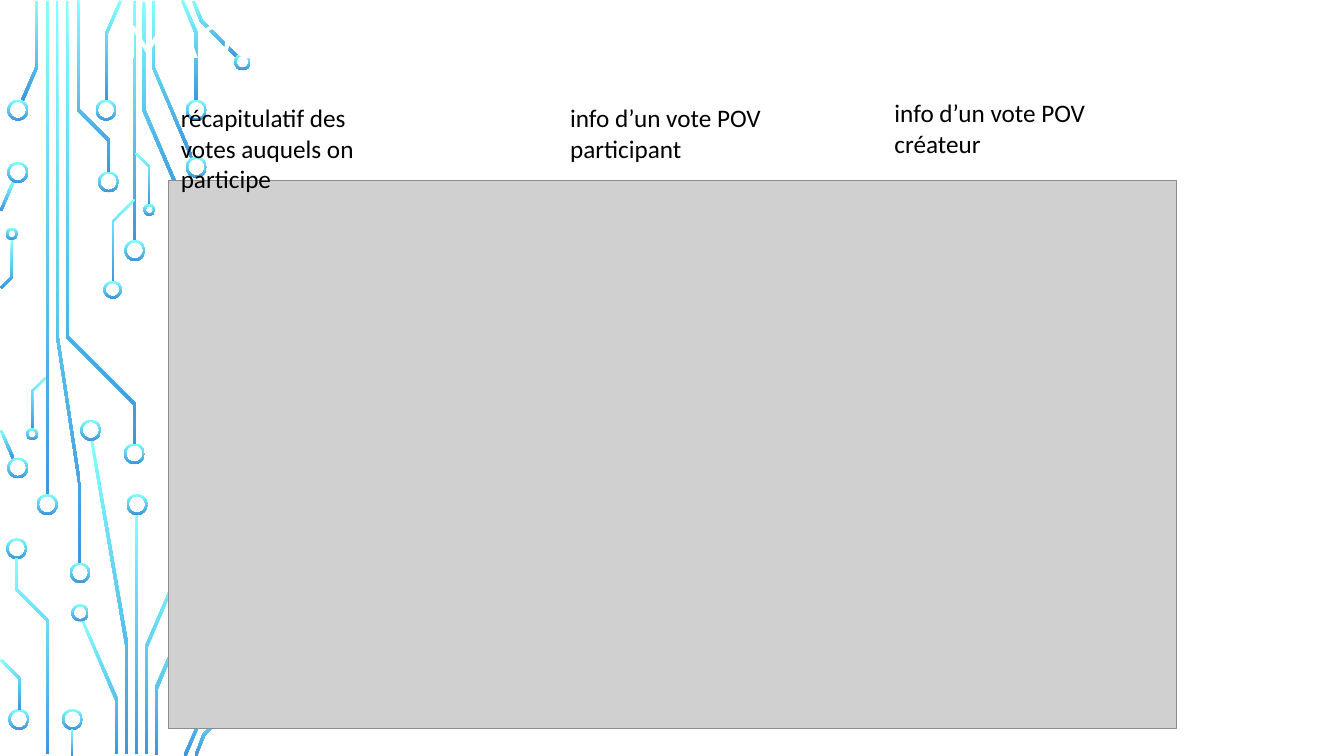
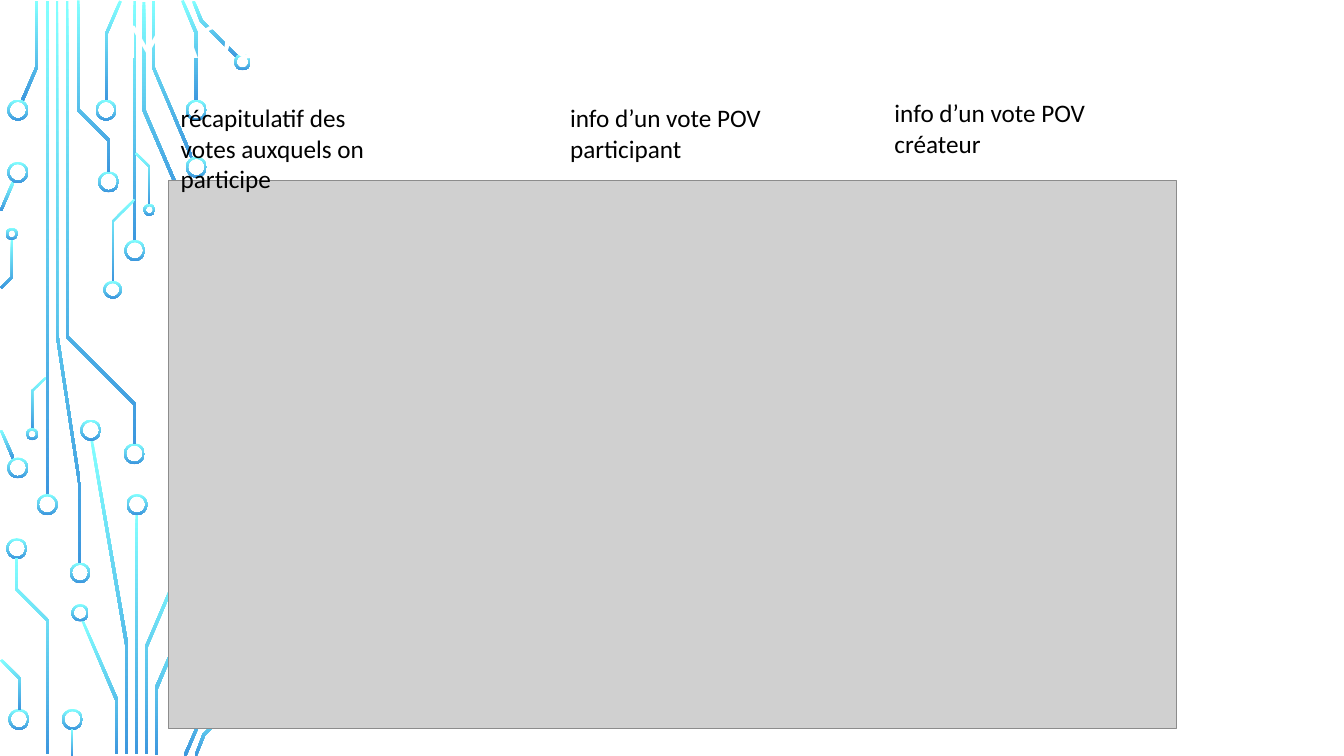
Before and after one commit to Smaylis13/ProjetM1, a slide deck: slide 9 of Modelisations/Presentation1 projet G3 DAPM.pptx. Drawn at 1344x756 pixels with LibreOffice and Linux fonts; fonts in the diff are those of the drawing; grey boxes stand for pictures; background and template pictures are left out. Boxes give left, top, right and bottom in pixels: in the first picture for what was removed or moved away, otherwise in the second. Text is boxed around its words. In the diff, an @@ line names an element or a change of style, - is before the commit and + after.

```diff
--- a/Modelisations/Presentation1 projet G3 DAPM.pptx
+++ b/Modelisations/Presentation1 projet G3 DAPM.pptx
@@ text at <box>181,137,364,192</box>: text changed @@
-votes auquels on participe
+votes auxquels on participe
```
Also in this commit, not shown: 2 other slides changed.
